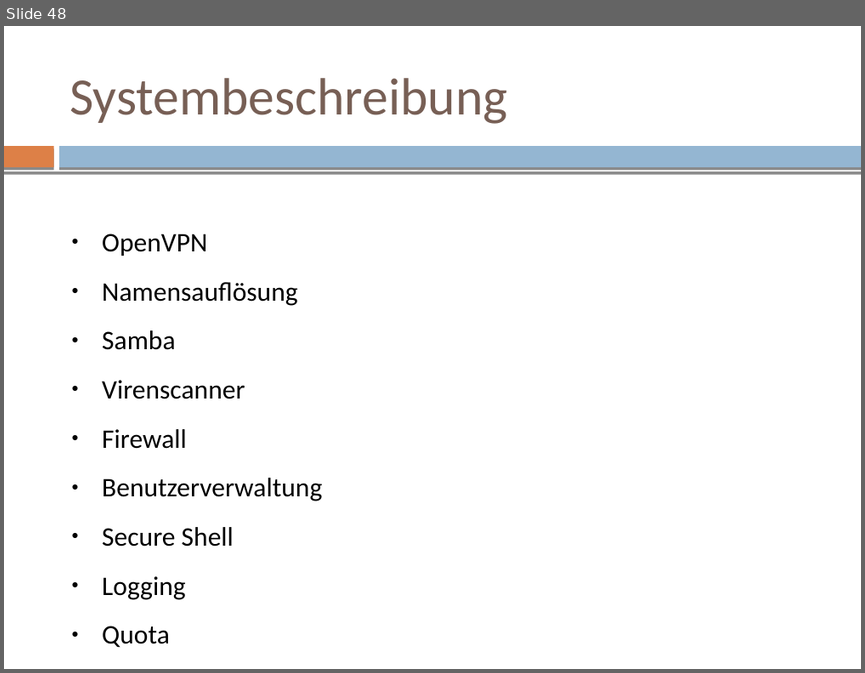
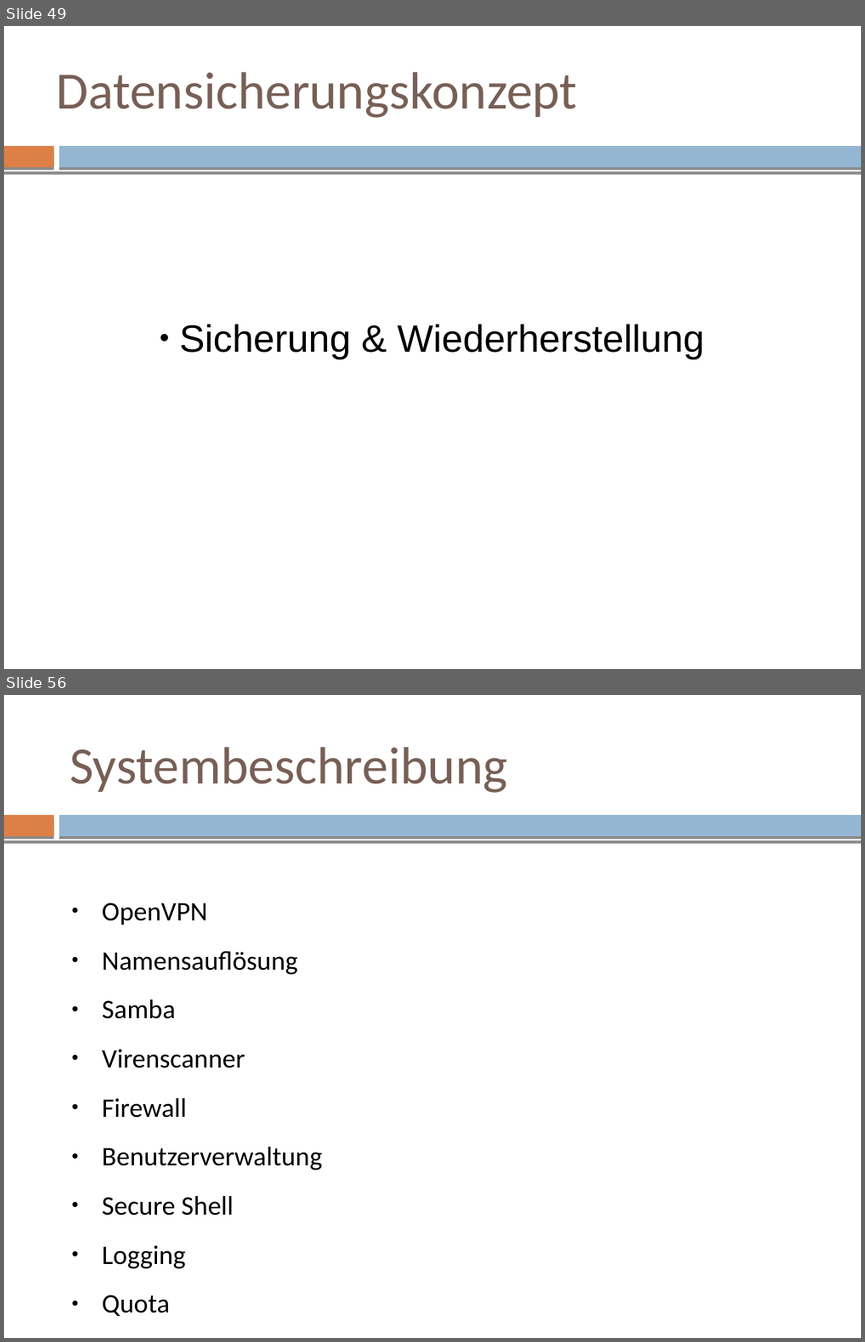
Before and after one commit to mvw/Wilddiebe10, a slide deck: keynote/keynote.odp. Shown one above the other, each under a label of ours: slide 48 before the commit, slides 49 and 56 after it; the slides between them are not shown. The pictures are 865x673 and 865x1342 pixels, drawn with LibreOffice and Linux fonts; fonts in the diff are those of the drawing. Boxes give left, top, right and bottom in pixels: in the first picture for what was removed or moved away, otherwise in the second. Text is boxed around its words. In the diff, an @@ line names an element or a change of style, - is before the commit and + after.

Commit message:
keynote: manual merge of datensicherung

```diff
--- a/keynote/keynote.odp
+++ b/keynote/keynote.odp
@@ slide 49 added at (4, 26, 861, 669), background #FFFFFF; not listed: 3 template elements that a slide beside it also shows @@
@@ title added at (56, 72, 577, 118), 44 pt, text #775F55 @@
+Datensicherungskonzept
@@ text added at (179, 324, 704, 359), 32 pt, text #000000 @@
+● Sicherung & Wiederherstellung
@@ what was slide 48 is now slide 56 @@
```
Also in this commit, not shown: 1 slide changed, 7 other slides added, 1 other file.
